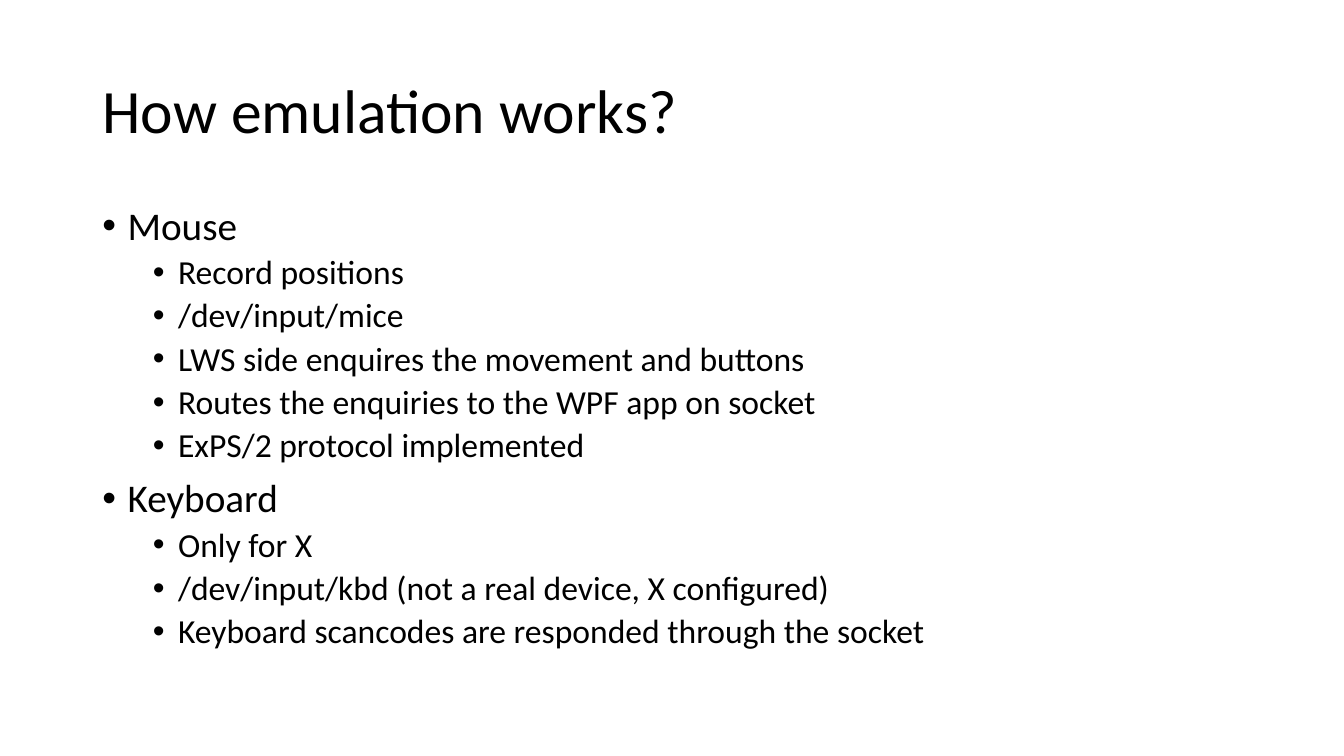
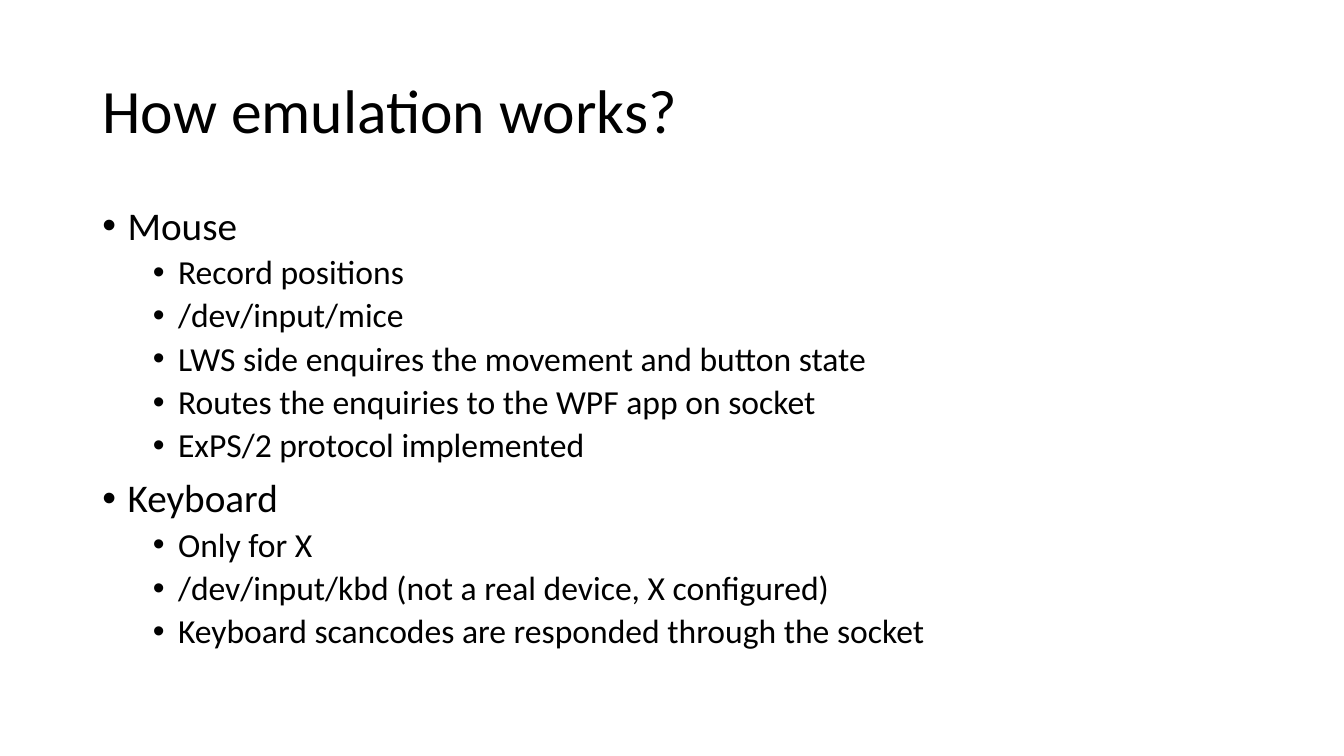
Before and after one commit to kpocza/LoWe, a slide deck: slide 21 of talks/entdev170222/EntDev170222_MSLovesLinux.pptx (slide 20 before the commit). Drawn at 1344x756 pixels with LibreOffice and Linux fonts; fonts in the diff are those of the drawing. Boxes give left, top, right and bottom in pixels: in the first picture for what was removed or moved away, otherwise in the second. Text is boxed around its words. In the diff, an @@ line names an element or a change of style, - is before the commit and + after.

```diff
--- a/talks/entdev170222/EntDev170222_MSLovesLinux.pptx
+++ b/talks/entdev170222/EntDev170222_MSLovesLinux.pptx
@@ text at box(178, 347, 866, 377): text changed @@
-  • LWS side enquires the movement and buttons
+  • LWS side enquires the movement and button state
```
Also in this commit, not shown: 7 other slides changed, 1 slide added.
